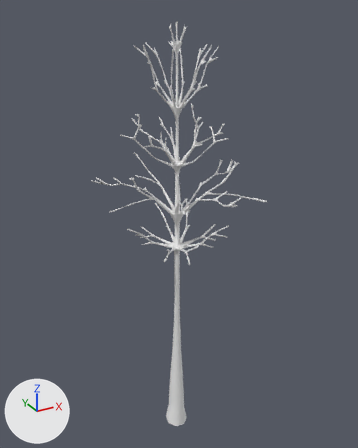
The FBX model Assets/Models/Environment/MountainAsh.fbx as it was, and as the next commit left it.
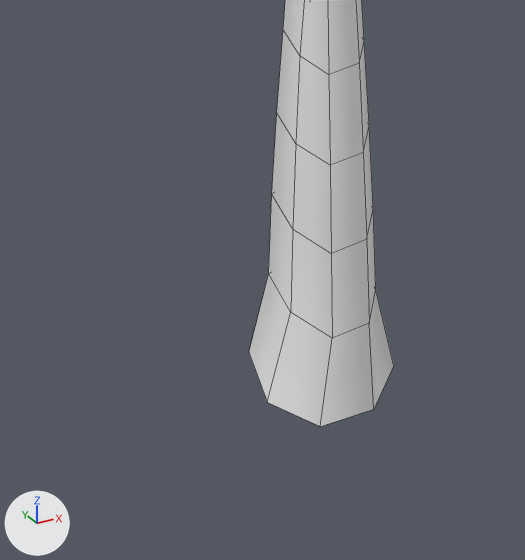
Old and new are each drawn whole from a 50 mm camera at (-47.8, -87.7, 96.0) aimed at (1.8, 2.5, 50.9) and again close up on the part from 36% to 57% of the width and 81% to 100% of the height. Lighting does not change. The marker at lower left points along +X, +Y and +Z. The close-ups show mesh edges as thin lines. Where no turn or scale is listed for an object, it has been applied to the vertices.

In view in the first close-up: 'Trunk.002'.
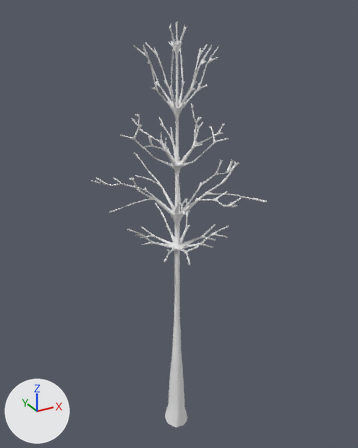
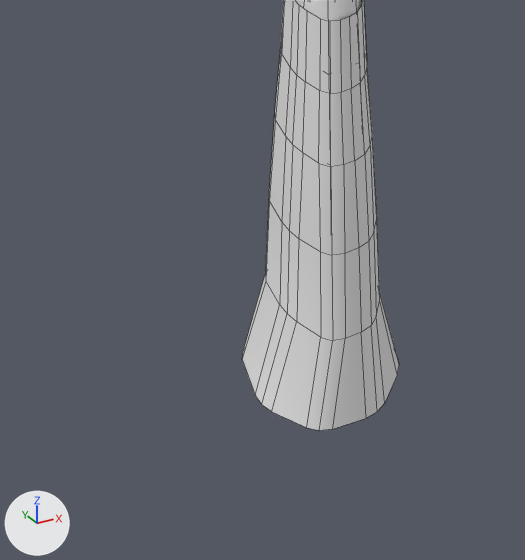
Pixel boxes [x1, y1, x2, y2] of what changed, in the close-ups (525 x 560 px):
```json
{"object": "Trunk.002", "change": "reshaped", "before": [249, 0, 394, 426], "after": [242, 0, 399, 430]}
{"part": 1, "of": "me_trunk_002", "change": "added", "after": [242, 0, 399, 430]}
```

Scene script edits in JSON lines:
```json
{"op": "add", "block": "mat_trunk", "code": ["mat_trunk = principled_material('Trunk')", "mat_trunk.base_color = (0.8, 0.8, 0.8)  # white #e7e7e7", "mat_trunk.roughness = 0.937"]}
{"op": "add", "block": "mat_bark", "code": ["mat_bark = principled_material('Bark')", "mat_bark.base_color = (0.8, 0.8, 0.8)  # white #e7e7e7", "mat_bark.roughness = 0.937"]}
{"block": "me_trunk_002", "where": "# used by ob_trunk_002; location = (0.0, 0.0, 0.0)"}
{"op": "remove", "block": "me_trunk_002", "code": "me_trunk_002.from_pydata(...)  # 1859 vertices, 3568 faces; spans x -16.4..17.7, y -17.2..17.2, z -4.0..93.6"}
{"op": "add", "block": "me_trunk_002", "code": "me_trunk_002.from_pydata(...)  # 1985 vertices, 3673 faces; spans x -16.4..17.7, y -17.2..17.2, z -4.0..93.6"}
{"block": "me_trunk_002", "change": "me_trunk_002 part 1: a new loose piece of 126 vertices spanning x -3.0..2.9, y -2.6..3.2, z -4.0..14.1, in mat_bark (white #e7e7e7)"}
{"op": "add", "block": "me_trunk_002", "code": "me_trunk_002.materials.append(mat_trunk)  # white #e7e7e7"}
{"op": "add", "block": "me_trunk_002", "code": "me_trunk_002.materials.append(mat_bark)  # white #e7e7e7"}
```
